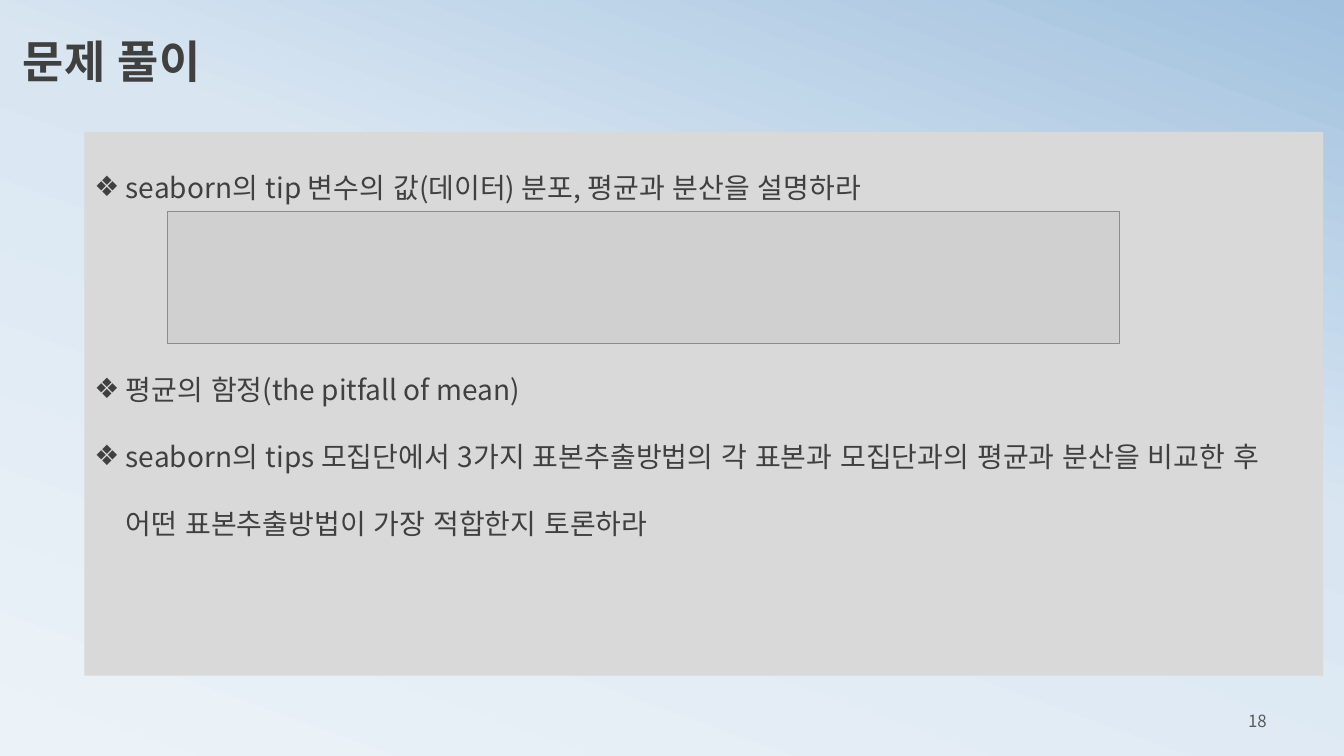
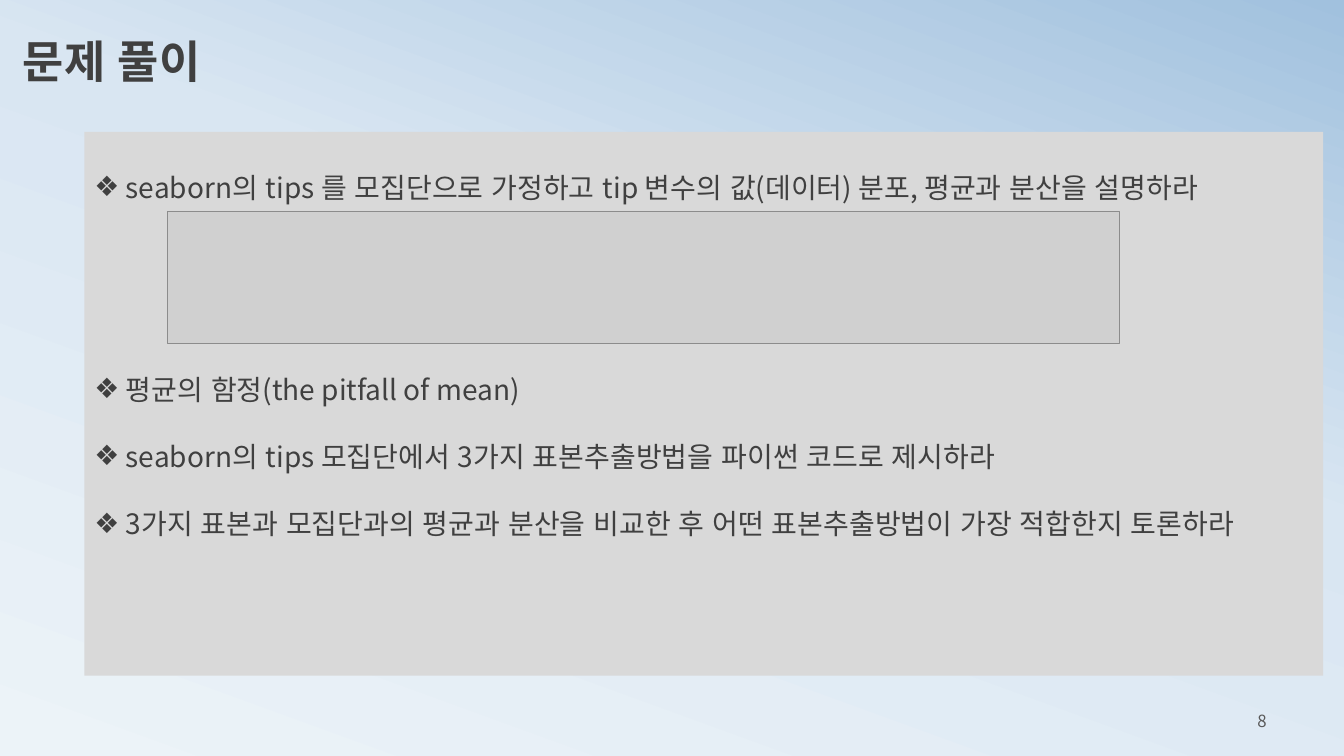
Before and after one commit to ancestor9/mathematics-for-machine-learning, a slide deck: slide 8 of 1_statistics for machine learning.pptx (slide 18 before the commit). Drawn at 1344x756 pixels with LibreOffice and Linux fonts; fonts in the diff are those of the drawing; grey boxes stand for pictures. Boxes give left, top, right and bottom in pixels: in the first picture for what was removed or moved away, otherwise in the second. Text is boxed around its words. In the diff, an @@ line names an element or a change of style, - is before the commit and + after.

```diff
--- a/1_statistics for machine learning.pptx
+++ b/1_statistics for machine learning.pptx
@@ text in rectangle at <box>126,175,1198,205</box>: text changed @@
-❖ seaborn의 tip 변수의 값(데이터) 분포, 평균과 분산을 설명하라
+❖ seaborn의 tips 를 모집단으로 가정하고 tip 변수의 값(데이터) 분포, 평균과 분산을 설명하라
@@ text in rectangle at <box>126,443,1234,536</box>: text changed @@
-❖ seaborn의 tips 모집단에서 3가지 표본추출방법의 각 표본과 모집단과의 평균과 분산을 비교한 후 어떤 표본추출방법이 가장 적합한지 토론하라
+❖ seaborn의 tips 모집단에서 3가지 표본추출방법을 파이썬 코드로 제시하라
+❖ 3가지 표본과 모집단과의 평균과 분산을 비교한 후 어떤 표본추출방법이 가장 적합한지 토론하라
@@ page number at <box>1257,714,1266,727</box>: text changed @@
-18
+8
```
Also in this commit, not shown: 4 other slides changed, 4 slides added, 11 slides removed.
